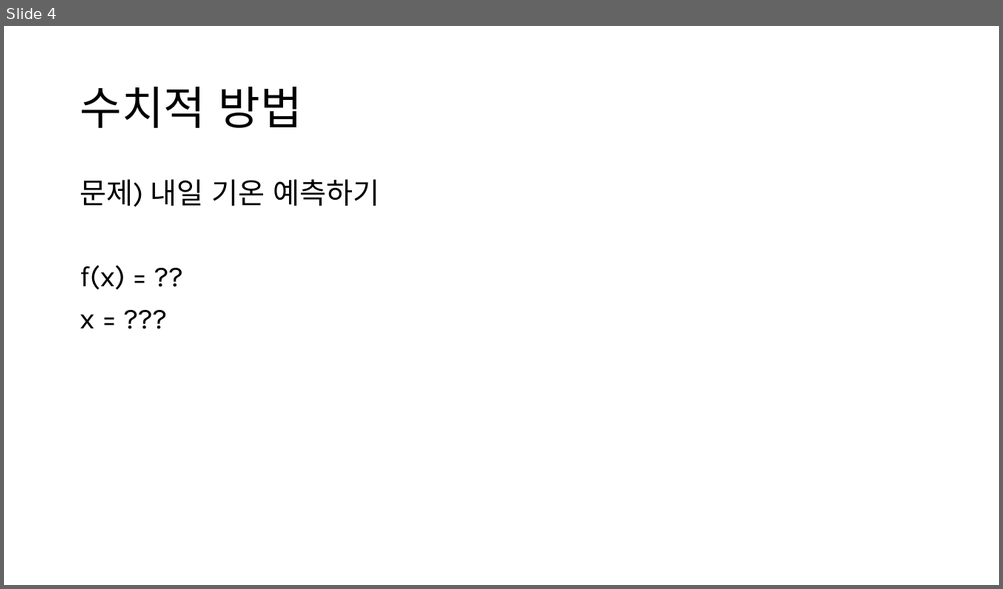
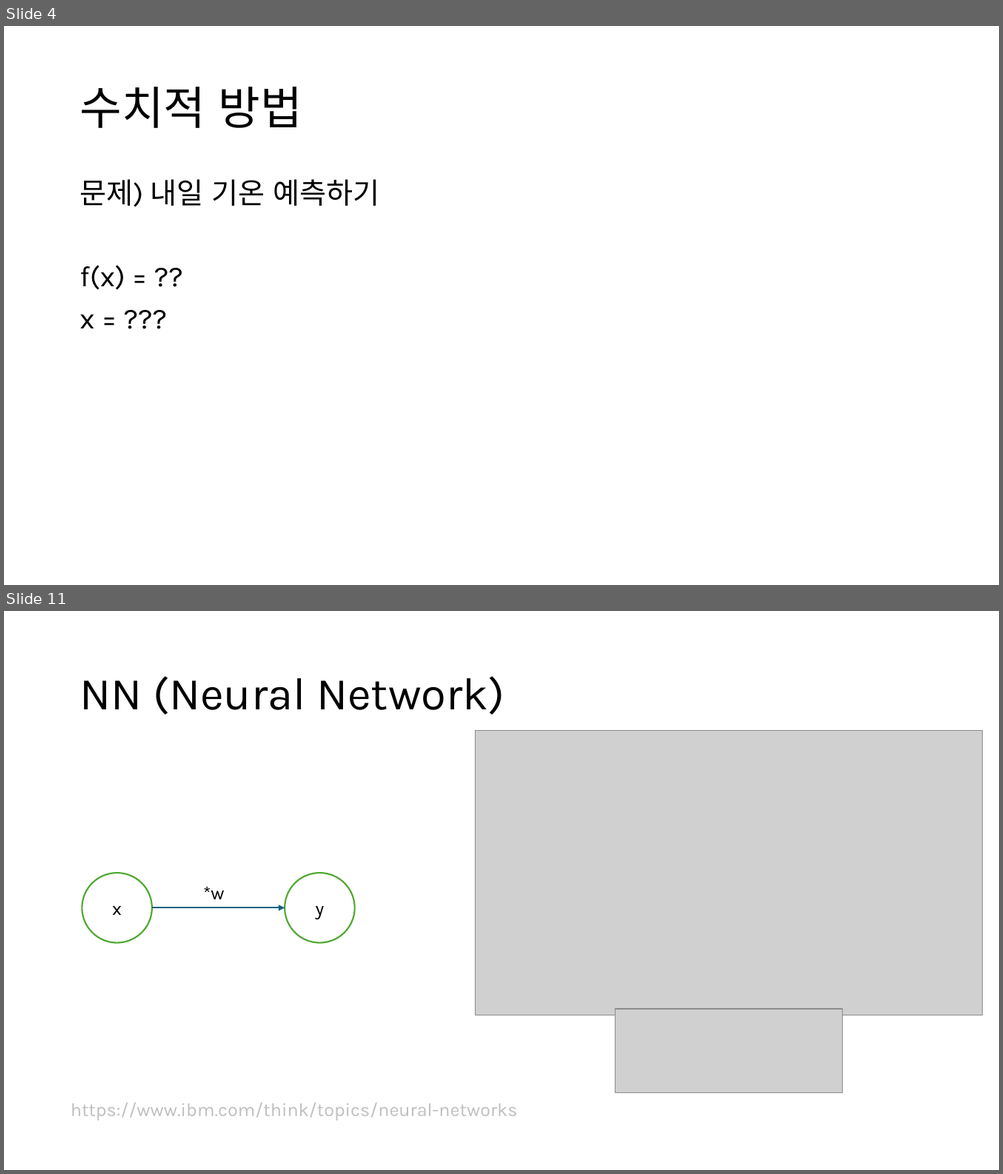
Before and after one commit to Y0rFa1se/2025-2-HAI-STUDY, a slide deck: 1/DL.pptx. Shown one above the other, each under a label of ours: slide 4 before the commit, slides 4 and 11 after it; the slides between them are not shown. The pictures are 1003x589 and 1003x1174 pixels, drawn with LibreOffice and Linux fonts; fonts in the diff are those of the drawing; grey boxes stand for pictures. Boxes give left, top, right and bottom in pixels: in the first picture for what was removed or moved away, otherwise in the second. Text is boxed around its words. In the diff, an @@ line names an element or a change of style, - is before the commit and + after.

```diff
--- a/1/DL.pptx
+++ b/1/DL.pptx
@@ slide 11 added at <box>4,611,999,1170</box>, background #FFFFFF @@
@@ title added at <box>79,676,504,715</box>, 44 pt, text #000000 @@
+NN (Neural Network)
@@ picture added at <box>475,730,982,1016</box> @@
@@ ellipse added at <box>82,873,153,943</box>, fill #FFFFFF, outline #4EA72E 1.5 pt, 18 pt, text #000000 @@
+x
@@ ellipse added at <box>284,873,355,943</box>, fill #FFFFFF, outline #4EA72E 1.5 pt, 18 pt, text #000000 @@
+y
@@ text added at <box>203,886,225,900</box>, 18 pt, text #000000 @@
+*w
@@ arrow added from (152, 908) to (284, 908), #156082 1.5 pt @@
@@ picture added at <box>615,1009,842,1093</box> @@
@@ text added at <box>71,1103,518,1121</box>, 18 pt, text #BFBFBF @@
+https://www.ibm.com/think/topics/neural-networks
```
Also in this commit, not shown: 2 slides changed, 4 other slides added, 1 slide removed.
